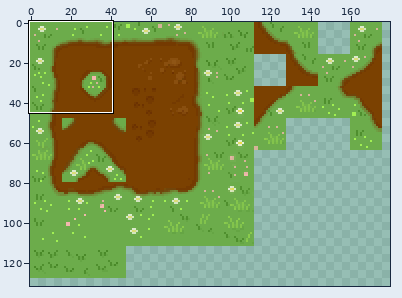
File history of a sprite sheet, ChannelGame/Assets/SisiTileMap/Grass.png. Above: a wide view before the commit, with the close-up outlined.
Close-up. Before:
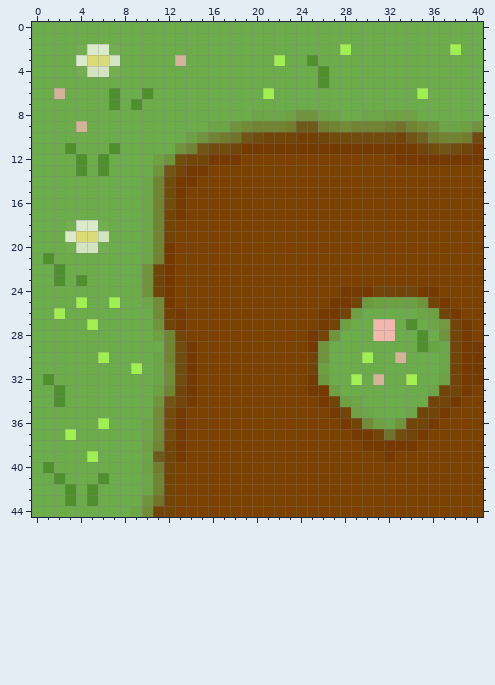
The file is 256x256 pixels. Colours within 5 levels of each other are drawn and written as one. Shown: x 0..40, y 0..44. The wide view leaves out empty margins. The commit also changed other parts of the picture, which this record leaves out.
New version:
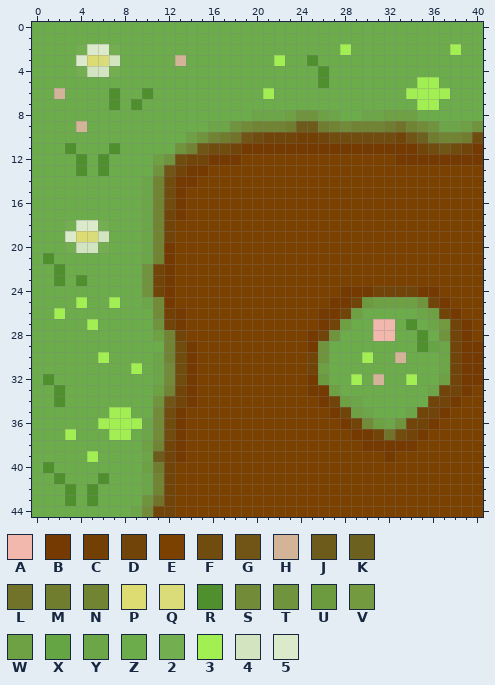
Palette (. is transparent): A #f2b7ad  B #743a01  C #724004  D #71450a  E #7b4101  F #704c0f  G #705516  H #d4b498  J #6c5b1b  K #6c611f  L #707329  M #707d2e  N #708433  P #dcdc73  Q #dadc7a  R #4f8f2e  S #728b38  T #70943e  U #6c9a3f  V #749a40  W #6ea044  X #65a544  Y #6da648  Z #6cac4b  2 #73af51  3 #a1ef53  4 #d3e5c0  5 #dceacc
What changed:
@@ x 32..39 @@
  4 ZZZZZZZZ
- 5 ZZZZZZZZ
- 6 ZZZ3ZZZZ
- 7 ZZZZZZZZ
+ 5 ZZZ33ZZZ
+ 6 ZZ3333ZZ
+ 7 ZZZ33ZZZ
  8 WWWZZZZZ
@@ x 5..11 @@
 34 ZZZZZZT
-35 ZZZZZZS
-36 Z3ZZZYS
-37 ZZZZZYS
+35 ZZ33ZZS
+36 Z3333YS
+37 ZZ33ZYS
 38 ZZZZZWN
Boxes around the changes in both close-ups, in picture pixels (x1, y1, x2, y2):
changed: (406, 77, 450, 110)
changed: (109, 407, 142, 440)
